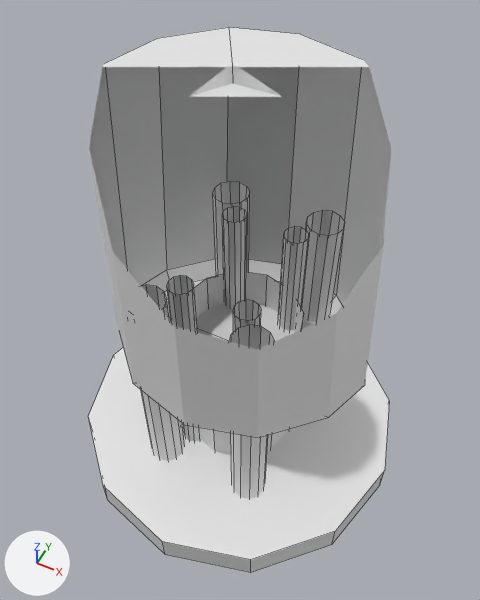
The FBX model Assets/Models/OmegaPumpLowerLevels.fbx as it was, and as the next commit left it.
Rendered twice from a 50 mm lens placed at (1.92, -3.84, 3.68), pointed at (-0.02, 0.02, -1.14). Arrows for +X, +Y and +Z are at lower left; the lights stay in place. The first picture is the older version. Mesh edges are drawn as thin lines. Everything nearer to the camera than a plane just in front of the edit is cut away. Where no turn or scale is listed for an object, it has been applied to the vertices.

The first picture shows 'CoreSupport.001', 'OmegaPumpHead.001', 'Platform.001', 'Rods.001'.
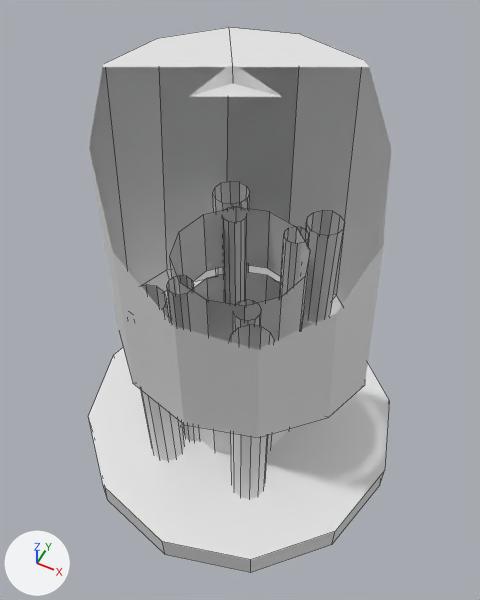
The newer file is also turned or shifted as a whole; pictures and numbers use the older file's frame.

The change, as a diff of the scene's bpy script:
```diff
--- a/Assets/Models/OmegaPumpLowerLevels.fbx.py
+++ b/Assets/Models/OmegaPumpLowerLevels.fbx.py
@@ me_coresupport @@
+me_coresupport.from_pydata(...)  # 24 vertices, 12 faces; spans x -0.631..0.631, y -0.631..0.631, z -0.347..0.416
@@ ob_coresupport @@
+ob_coresupport = bpy.data.objects.new('CoreSupport', me_coresupport)
+ob_coresupport.location = (0.0, 0.0, -0.9)
```

Where the change shows, as pixel boxes [x1, y1, x2, y2] in the pictures (480 x 600 px):
'CoreSupport', added
    after: [170, 207, 310, 342]
